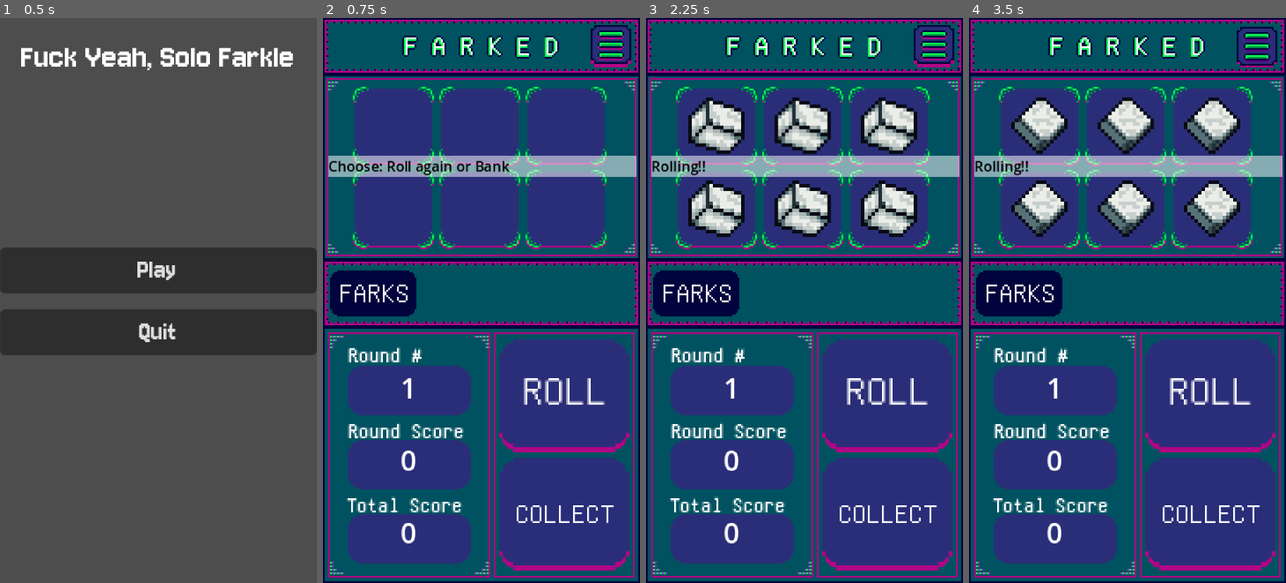
Above: before the commit, frames 1-4 (left to right).
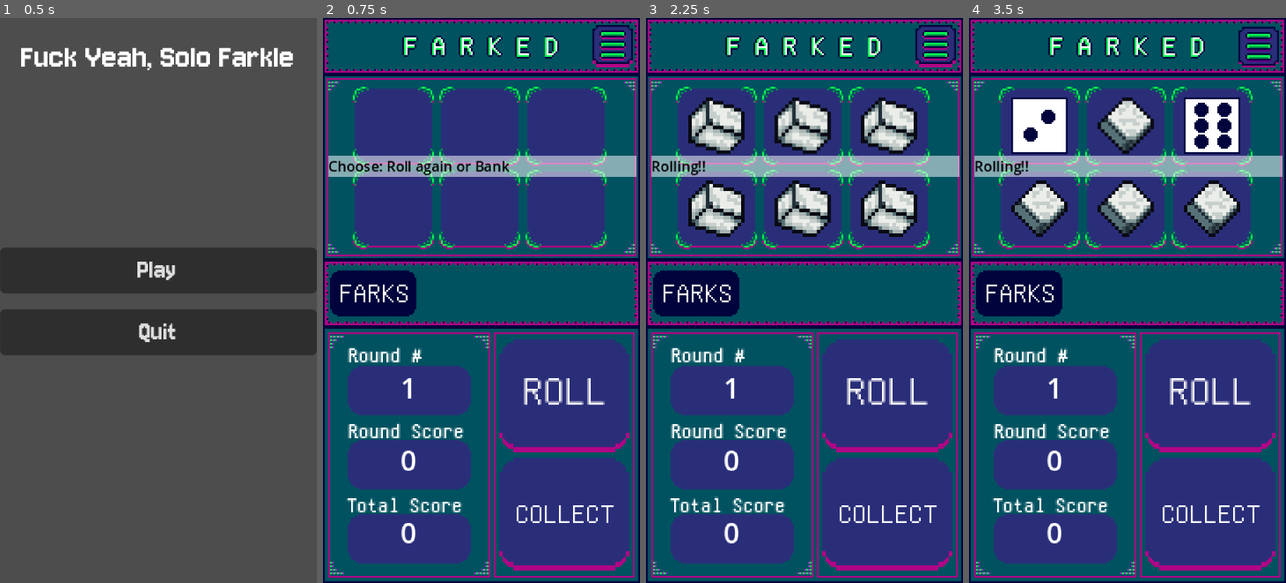
Above: after the commit, the same moments.

Repository: mdcoxe/mobile_farkle
Game: Godot game, scene res://Scene/Start.tscn
Same seed, same stepped clock (60 frames per second), same inputs: the game is played once before the commit and once after it. Before the commit the project starts from res://Start.tscn.
Inputs (mouse positions are in pixels of both pictures, inside the frame that each line leads up to; where the layout moved, square brackets give the same spot in the first picture):
- Up to frame 1 (0.5 s): no input
- Up to frame 2 (0.75 s): click "Play" at 0.5 s
- Up to frame 3 (2.25 s): click (937, 51) [934, 51] at 1.25 s; click (893, 396) at 2 s
- Up to frame 4 (3.5 s): click (1260, 51) [1257, 51] at 2.75 s

Frame 1 is identical in both runs. In frame 2, 0.2% of the frame differs, in the area x 84-98%, y 1-9%; in frame 3, 0.2%; in frame 4, 3.5%, in the area x 13-98%, y 1-25%.

Commit message:
added in highest roll

Diff:
--- a/GameOverStats.tscn
+++ b/Scene/GameOverStats.tscn
@@ -73,22 +73,22 @@
 
 [node name="TotalScoreLabel" type="Label" parent="MarginContainer/ColorRect/MarginContainer/VBoxContainer/HBoxContainer/Stats"]
 layout_mode = 2
-theme_override_fonts/font = ExtResource("2_7sk8l")
+theme_override_fonts/font = ExtResource("2_ygcjp")
 text = "Total Score:"
 
 [node name="HighesRollLabel" type="Label" parent="MarginContainer/ColorRect/MarginContainer/VBoxContainer/HBoxContainer/Stats"]
 layout_mode = 2
-theme_override_fonts/font = ExtResource("2_7sk8l")
-text = "Highest Roll:"
+theme_override_fonts/font = ExtResource("2_ygcjp")
+text = "Highest Round Score:"
 
 [node name="FarklesCountLabel" type="Label" parent="MarginContainer/ColorRect/MarginContainer/VBoxContainer/HBoxContainer/Stats"]
 layout_mode = 2
-theme_override_fonts/font = ExtResource("2_7sk8l")
+theme_override_fonts/font = ExtResource("2_ygcjp")
 text = "# Farkles:"
 
 [node name="RoundsCountLabel" type="Label" parent="MarginContainer/ColorRect/MarginContainer/VBoxContainer/HBoxContainer/Stats"]
 layout_mode = 2
-theme_override_fonts/font = ExtResource("2_7sk8l")
+theme_override_fonts/font = ExtResource("2_ygcjp")
 text = "# Rounds: "
 
 [node name="Values" type="VBoxContainer" parent="MarginContainer/ColorRect/MarginContainer/VBoxContainer/HBoxContainer"]
--- a/Small.tscn
+++ b/Scene/Small.tscn
@@ -1,45 +1,45 @@
 [gd_scene load_steps=18 format=3 uid="uid://bblid5l88n5t6"]
 
-[ext_resource type="Script" uid="uid://ft4h6alv4a3l" path="res://Scripts/game.gd" id="1_yjg4e"]
-[ext_resource type="Script" uid="uid://2o6ue81275ei" path="res://Scripts/game_manager1.gd" id="2_yjg4e"]
-[ext_resource type="Texture2D" uid="uid://bxir6h2jo71k7" path="res://Assets/FarkedGameBoard.png" id="3_sqlvn"]
-[ext_resource type="Texture2D" uid="uid://ca1jbi3jehn4y" path="res://HamburgerButtonBase.tres" id="4_phsnv"]
-[ext_resource type="Texture2D" uid="uid://dxxpqaq0pk7f6" path="res://Roll.tres" id="5_sx7l0"]
-[ext_resource type="Script" uid="uid://f6qojr857eh5" path="res://Scripts/scoring_manager.gd" id="5_yjg4e"]
-[ext_resource type="Texture2D" uid="uid://cml41x4vgmj5j" path="res://HamburgerButtonPressed.tres" id="5_ysysf"]
-[ext_resource type="Texture2D" uid="uid://blxnaprpgb14t" path="res://Collect.tres" id="6_6ridx"]
-[ext_resource type="Texture2D" uid="uid://c21hbmavr43ch" path="res://HamburgerButtonHover.tres" id="6_yjg4e"]
+[ext_resource type="Script" uid="uid://ft4h6alv4a3l" path="res://Scripts/game.gd" id="1_44rrq"]
+[ext_resource type="Script" uid="uid://2o6ue81275ei" path="res://Scripts/game_manager1.gd" id="2_xkchk"]
+[ext_resource type="Script" uid="uid://f6qojr857eh5" path="res://Scripts/scoring_manager.gd" id="3_7ac1t"]
+[ext_resource type="Texture2D" uid="uid://bxir6h2jo71k7" path="res://Assets/FarkedGameBoard.png" id="4_pqevm"]
+[ext_resource type="Texture2D" uid="uid://ca1jbi3jehn4y" path="res://HamburgerButtonBase.tres" id="5_h4ljo"]
+[ext_resource type="Texture2D" uid="uid://cml41x4vgmj5j" path="res://HamburgerButtonPressed.tres" id="6_pdcq8"]
+[ext_resource type="Texture2D" uid="uid://c21hbmavr43ch" path="res://HamburgerButtonHover.tres" id="7_78fkn"]
+[ext_resource type="Texture2D" uid="uid://dxxpqaq0pk7f6" path="res://Roll.tres" id="8_33nk8"]
+[ext_resource type="Texture2D" uid="uid://blxnaprpgb14t" path="res://Collect.tres" id="9_3xvrw"]
 
 [sub_resource type="AtlasTexture" id="AtlasTexture_phsnv"]
-atlas = ExtResource("3_sqlvn")
+atlas = ExtResource("4_pqevm")
 region = Rect2(0, 0, 180, 32)
 
 [sub_resource type="AtlasTexture" id="AtlasTexture_lp6yv"]
-atlas = ExtResource("3_sqlvn")
+atlas = ExtResource("4_pqevm")
 region = Rect2(0, 32, 180, 105)
 
 [sub_resource type="AtlasTexture" id="AtlasTexture_sx7l0"]
-atlas = ExtResource("3_sqlvn")
+atlas = ExtResource("4_pqevm")
 region = Rect2(360, 137, 180, 38)
 
 [sub_resource type="AtlasTexture" id="AtlasTexture_6ridx"]
-atlas = ExtResource("3_sqlvn")
+atlas = ExtResource("4_pqevm")
 region = Rect2(0, 175, 180, 145)
 
 [sub_resource type="AtlasTexture" id="AtlasTexture_ysysf"]
-atlas = ExtResource("3_sqlvn")
+atlas = ExtResource("4_pqevm")
 region = Rect2(640, 181, 74, 64)
 
 [sub_resource type="AtlasTexture" id="AtlasTexture_yjg4e"]
-atlas = ExtResource("3_sqlvn")
+atlas = ExtResource("4_pqevm")
 region = Rect2(460, 181, 74, 64)
 
 [sub_resource type="AtlasTexture" id="AtlasTexture_5yikv"]
-atlas = ExtResource("3_sqlvn")
+atlas = ExtResource("4_pqevm")
 region = Rect2(640, 249, 74, 64)
 
 [sub_resource type="AtlasTexture" id="AtlasTexture_36gnl"]
-atlas = ExtResource("3_sqlvn")
+atlas = ExtResource("4_pqevm")
 region = Rect2(460, 249, 74, 64)
 
 [node name="Game" type="Control"]
@@ -85,14 +85,18 @@
 
 [node name="MarginContainer" type="MarginContainer" parent="VBoxContainer/Header/HeaderHBox"]
 layout_mode = 2
+mouse_filter = 2
 theme_override_constants/margin_top = 4
-theme_override_constants/margin_right = 5
+theme_override_constants/margin_right = 3
 
 [node name="Hamburger" type="TextureButton" parent="VBoxContainer/Header/HeaderHBox/MarginContainer"]
-layout_mode = 2
-texture_normal = ExtResource("4_phsnv")
-texture_pressed = ExtResource("5_ysysf")
-texture_hover = ExtResource("6_yjg4e")
+z_as_relative = false
+custom_minimum_size = Vector2(24, 24)
+layout_mode = 2
+mouse_force_pass_scroll_events = false
+texture_normal = ExtResource("5_h4ljo")
+texture_pressed = ExtResource("6_pdcq8")
+texture_hover = ExtResource("7_78fkn")
 
 [node name="DiceMat" type="TextureRect" parent="VBoxContainer"]
 layout_mode = 2
--- a/Scripts/game.gd
+++ b/Scripts/game.gd
@@ -7,6 +7,7 @@
 signal farkled(farkle_count: int)
 signal round_ended(round_num: int, total_score: int)
 signal game_over(message: String, stats: Dictionary)
+
 
 enum State{ IDLE, ROLLING, REVEALING, CHOOSING, FORCED_ROLL, FARKLED, ROUND_END, GAME_END }
 
@@ -20,6 +21,7 @@
 var farkle_count := 0
 var has_opened := false
 var _post_roll_state := State.CHOOSING
+var highest_roll :=0
 
 func _ready():
 	dice.resize(6)
@@ -48,6 +50,7 @@
 	var stats := {
 		"message": message,
 		"total_score": total_score,
+		"highest_roll": highest_roll,
 		"farkle_count": farkle_count,
 		"round_count": round_count,
 		"win": message.find("won") != -1
@@ -67,19 +70,16 @@
 #	Farkle check
 	if roll_score == 0:
 		farkle_count += 1
-		print("Farkle Count " + str(farkle_count))
 		current_round_score = 0
 		emit_signal("scored", 0,0)
-		emit_signal("farkled", farkle_count)
-		if farkle_count >= 10:
-			_game_end("Get Farked!!, You LOST!!")
-		else:
-			_set_state(State.FARKLED)
+		_post_roll_state = State.FARKLED
+		_set_state(State.REVEALING)
 		return
 
 	current_round_score += roll_score
 	_mark_used_as_held(used)
 	emit_signal("scored", roll_score, current_round_score)
+	record_highest_roll(current_round_score)
 
 	_post_roll_state = State.FORCED_ROLL if _all_held() else State.CHOOSING
 	_set_state(State.REVEALING)
@@ -105,7 +105,13 @@
 
 func finish_reveal():
 	if state == State.REVEALING:
-		_set_state(_post_roll_state)
+		var next := _post_roll_state
+		_set_state(next)
+
+		if next == State.FARKLED:
+			emit_signal("farkled", farkle_count)
+			if farkle_count >= 10:
+				_game_end("Get Farked!! You lost")
 
 func intent_new_round():
 	if state == State.GAME_END: return
@@ -142,3 +148,9 @@
 	if state != State.CHOOSING: return
 	dice[index].is_held = !dice[index].is_held
 	emit_signal("dice_changed", dice)
+
+
+#Store highest score to recall later
+func record_highest_roll(score: int):
+	if score > highest_roll:
+		highest_roll = score
--- a/Scripts/game_manager1.gd
+++ b/Scripts/game_manager1.gd
@@ -23,7 +23,7 @@
 	preload("res://Assets/Dice/dice6.tscn"),
 ]
 const F_ICON := preload("res://Assets/buttons/farkleicon.tscn")
-const GAME_OVER_STATS = preload("res://GameOverStats.tscn")
+const GAME_OVER_STATS = preload("res://Scene/GameOverStats.tscn")
 
 var _rolling_anim_active: bool = false
 var _roll_anim_started:bool = false
@@ -149,8 +149,10 @@
 
 	for i in dice_after_roll.size():
 		var die = dice_after_roll[i]
-		if die.is_held:
-			var inst = _make_face_node(die.value)
+		if bool(die.get("is_held", false)):
+			var inst := _make_face_node(int(die.value))
+			if inst is CanvasItem:
+				(inst as CanvasItem).modulate = Color(0.6,0.6,0.6)
 			dice_container.add_child(inst)
 			continue
 
@@ -161,12 +163,10 @@
 		if animate:
 			animate.play("Roll", -1, 1.0, true)
 
-		var delay := randf_range(0.5, 4.0)
+		var delay := randf_range(0.5, 3.0)
 		_reveal_die_later(i, die.value, delay)
 
 func _apply_held_marker() -> void:
-	#var child_count: int = dice_container.get_child_count()
-	#var dice_count: int = game.dice.size()
 	var count: int = min(dice_container.get_child_count(), game.dice.size())
 	for i in range(count):
 		var child_node: Node = dice_container.get_child(i)
@@ -230,6 +230,7 @@
 
 func _on_farkled(count: int) -> void:
 	var icon := F_ICON.instantiate()
+	status_label.text = "Farkled"
 	farkle_container.add_child(icon)
 
 func _on_round_ended(round_num: int, total: int) -> void:
@@ -244,9 +245,12 @@
 
 func _on_game_over(message: String, stats: Dictionary) -> void:
 	status_label.text = message
-	var screen = GAME_OVER_STATS.instantiate()
-	add_child(screen)
-	screen.show_stats(stats)
+	var game_over_scene = GAME_OVER_STATS.instantiate()
+	add_child(game_over_scene)
+	game_over_scene.show_stats(stats)
+
+func _on_menu_press():
+	print("Menu opened")
 
 func _update_totals():
 	total_score_label.text = str(game.total_score)
--- a/Scripts/game_over_stats.gd
+++ b/Scripts/game_over_stats.gd
@@ -3,7 +3,7 @@
 @onready var return_to_start_button: Button = $MarginContainer/ColorRect/MarginContainer/VBoxContainer/ButtonContainer/ReturnToStartButton
 @onready var font_size_timer: Timer = $FontSizeTimer
 @onready var total_score_value: Label = $MarginContainer/ColorRect/MarginContainer/VBoxContainer/HBoxContainer/Values/TotalScoreValue
-@onready var highes_roll_value: Label = $MarginContainer/ColorRect/MarginContainer/VBoxContainer/HBoxContainer/Values/HighesRollValue
+@onready var highest_roll_value: Label = $MarginContainer/ColorRect/MarginContainer/VBoxContainer/HBoxContainer/Values/HighesRollValue
 @onready var farkle_count_value: Label = $MarginContainer/ColorRect/MarginContainer/VBoxContainer/HBoxContainer/Values/FarkleCountValue
 @onready var rounds_count_value: Label = $MarginContainer/ColorRect/MarginContainer/VBoxContainer/HBoxContainer/Values/RoundsCountValue
 @onready var results_label: Label = $MarginContainer/ColorRect/MarginContainer/VBoxContainer/ResultsLabel
@@ -34,6 +34,7 @@
 	# Update the UI labels with the values from the stats dictionary.
 	results_label.text = stats["message"]
 	total_score_value.text = str(stats["total_score"])
+	highest_roll_value.text = str(stats["highest_roll"])
 	rounds_count_value.text = str(stats["round_count"])
 	farkle_count_value.text = str(stats["farkle_count"])
 
--- a/Scripts/start.gd
+++ b/Scripts/start.gd
@@ -3,7 +3,7 @@
 
 func _on_play_pressed() -> void:
 	print("PLAY")
-	get_tree().change_scene_to_file("res://Small.tscn")
+	get_tree().change_scene_to_file("res://Scene/Small.tscn")
 
 
 func _on_quit_pressed() -> void:
--- a/project.godot
+++ b/project.godot
@@ -11,7 +11,7 @@
 [application]
 
 config/name="mobile_farkle"
-run/main_scene="res://Start.tscn"
+run/main_scene="res://Scene/Start.tscn"
 config/features=PackedStringArray("4.4", "Mobile")
 config/icon="res://icon.svg"
 
Renamed: Game.tscn -> Scene/Game.tscn
Not shown: 6 places in Scene/GameOverStats.tscn that only renumber resources
Not shown: 3 places in Scene/Small.tscn that only renumber resources
Not shown: 4 places in Scene/Start.tscn that only renumber resources
